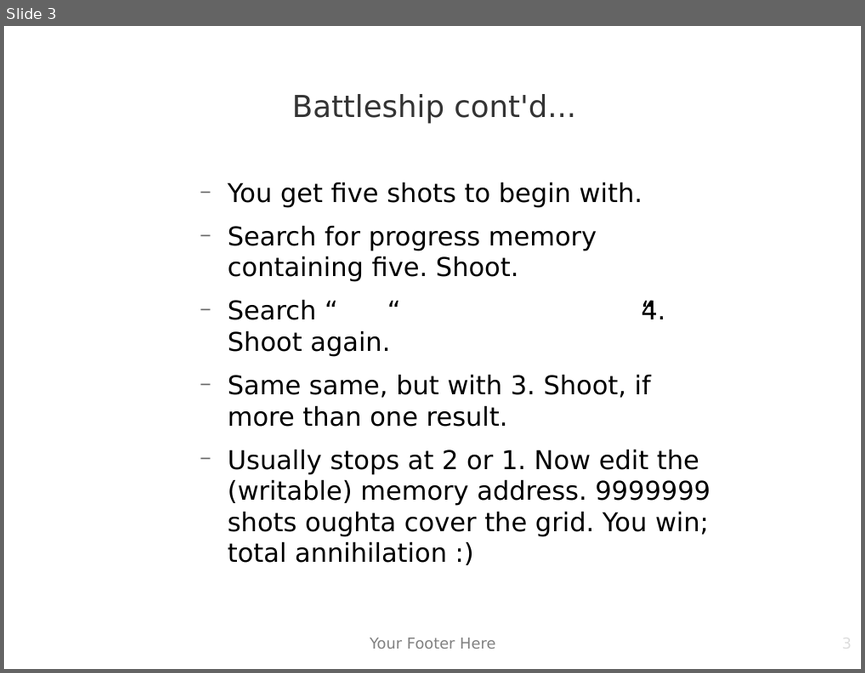
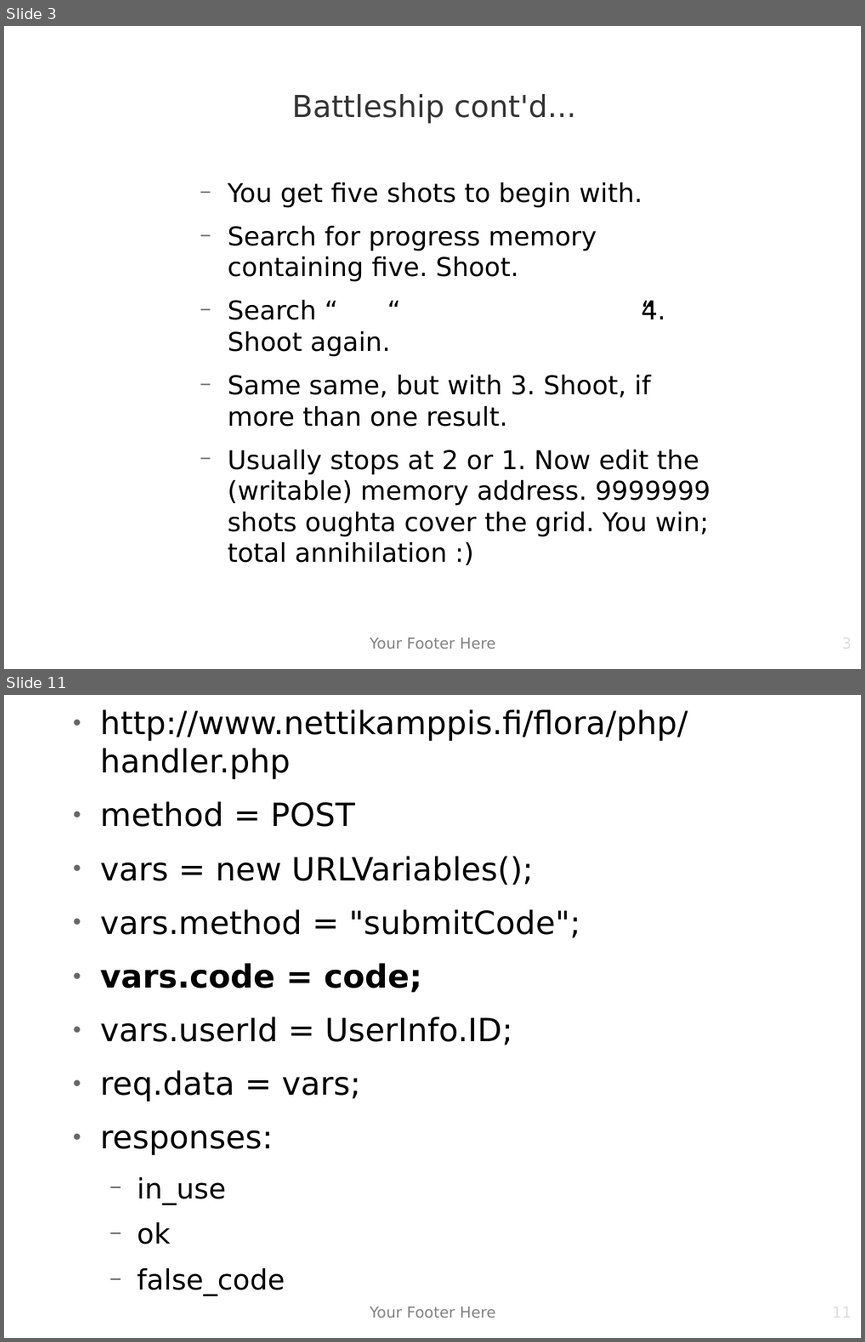
Before and after one commit to matiasw/disobey.fi-presentation, a slide deck: presis.odp. Shown one above the other, each under a label of ours: slide 3 before the commit, slides 3 and 11 after it; the slides between them are not shown. The pictures are 865x673 and 865x1342 pixels, drawn with LibreOffice and Linux fonts; fonts in the diff are those of the drawing; background and template pictures are left out. Boxes give left, top, right and bottom in pixels: in the first picture for what was removed or moved away, otherwise in the second. Text is boxed around its words. In the diff, an @@ line names an element or a change of style, - is before the commit and + after.

Commit message:
flora Made at meatspace coordinates Latitude:  61.4459984 Longitude:  23.8462304

```diff
--- a/presis.odp
+++ b/presis.odp
@@ slide 11 added at [4,695,861,1338], background picture (left out) @@
@@ text added at [100,709,687,1244], 29.6 pt, text #000000 @@
+● http://www.nettikamppis.fi/flora/php/handler.php
+● method = POST
+● vars = new URLVariables();
+● vars.method = "submitCode";
+● vars.code = code;
+● vars.userId = UserInfo.ID;
+● req.data = vars;
+● responses:
+  − in_use
+  − ok
+  − false_code
@@ text added at [370,1306,495,1317], 14 pt, text #808080 @@
+Your Footer Here
@@ page number added at [653,1303,852,1338], 14 pt, text #DDDDDD @@
+11
```
Also in this commit, not shown: 1 slide changed, 7 other slides added, 1 other file.
